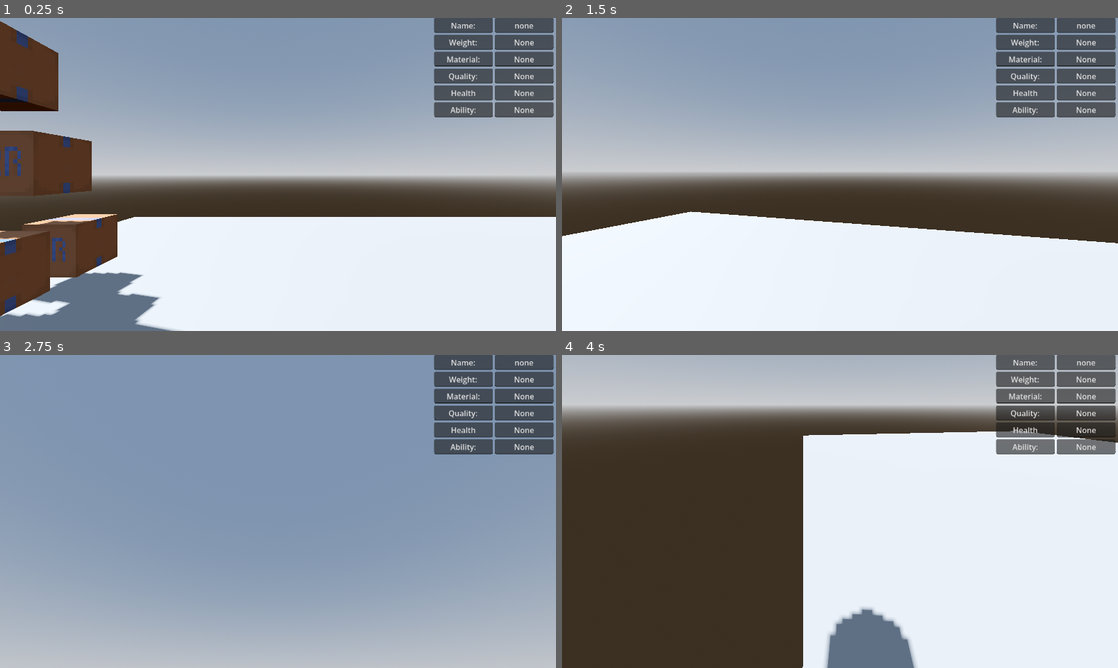
Above: before the commit, frames 1-4 (two rows, left to right).
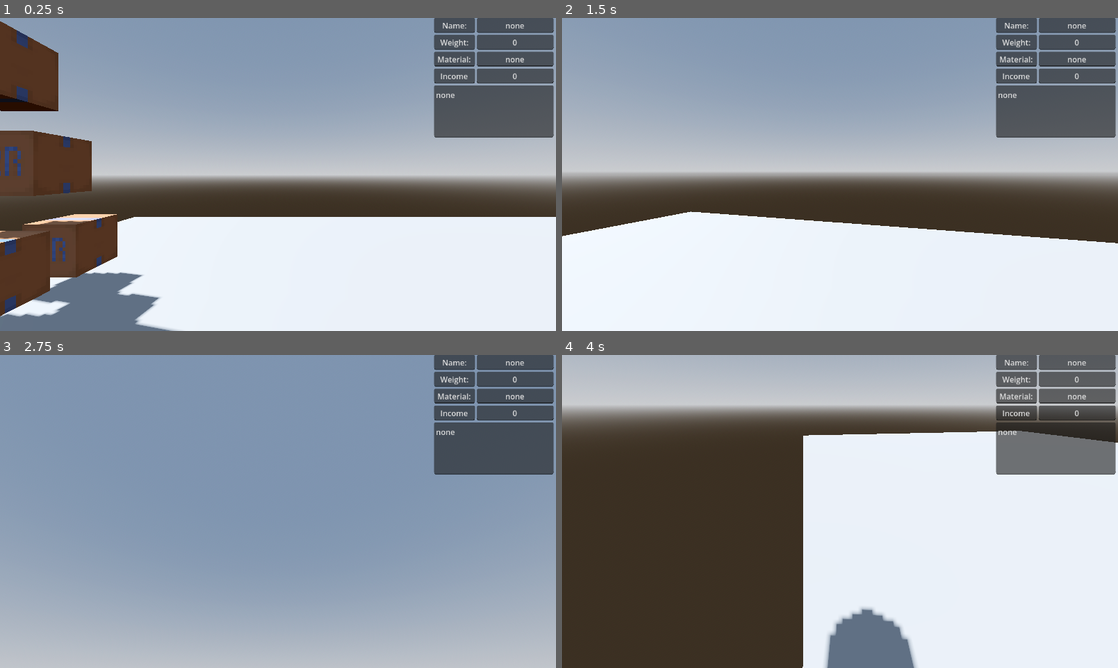
Above: after the commit, the same moments.

Repository: Shinomations/ProjectPackRats
Game: Godot game, scene res://scenes/main.tscn
The game is run twice, just before and just after one commit, with the same random seed, the same clock (stepped at 60 frames per second) and the same inputs.
Inputs (mouse positions are in pixels of both pictures, inside the frame that each line leads up to):
- Up to frame 1 (0.25 s): no input
- Up to frame 2 (1.5 s): tap Enter (ui_accept) at 0.5, 0.77 s; move the mouse to (867, 174) at 0.52 s; press the mouse at (867, 174) at 0.53 s; hold W (up) from 0.53 s (still down); move the mouse to (812, 174) at 1.27 s; release the mouse at (812, 174) at 1.28 s; tap \ (Freedom) at 1.35 s
- Up to frame 3 (2.75 s): tap Enter (ui_accept) at 1.52 s; click (250, 511) at 1.55 s; move the mouse to (333, 442) at 2.02 s; release W (up) at 2.03 s; press the mouse at (333, 442) at 2.03 s; hold D (right) from 2.03 s (still down)
- Up to frame 4 (4 s): tap Enter (ui_accept) at 2.75, 3.02, 3.77 s; move the mouse to (812, 574) at 2.77 s; release D (right) at 2.78 s; release the mouse at (812, 574) at 2.78 s; hold W (up) 2.78-3.53 s; click (812, 574) at 2.85 s; move the mouse to (1006, 558) at 3.52 s; hold A (left) from 3.53 s (still down); hold \ (Freedom) from 3.53 s (still down); click (1006, 558) at 3.8 s

The runs differ from the first frame. In frame 1, 2.4% of the frame differs, in the area x 78-100%, y 0-39%; in frame 2, 2.4%; in frame 3, 2.4%; in frame 4, 2.4%.

Commit message:
boxStatCompletion
fixed all box statistics and made it look nice

begun scaling changing for larger object but might not keep

Diff:
--- a/Scripts/abilityScripts/abilityList/Anvils.gd
+++ /dev/null
@@ -1,7 +0,0 @@
-extends Node
-
-
-# Called when the node enters the scene tree for the first time.
-func _ready() -> void:
-	self.name = "Anvil"
-	print(self.name)
--- a/Scripts/abilityScripts/abilityList/Books.gd
+++ /dev/null
@@ -1,6 +0,0 @@
-extends Node
-
-
-# Called when the node enters the scene tree for the first time.
-func _ready() -> void:
-	print("the box has Books")
--- a/Scripts/abilityScripts/abilityList/Clothing.gd
+++ /dev/null
@@ -1,6 +0,0 @@
-extends Node
-
-
-# Called when the node enters the scene tree for the first time.
-func _ready() -> void:
-	print("the box has cloths")
--- a/Scripts/abilityScripts/abilityList/Glassware.gd
+++ /dev/null
@@ -1,6 +0,0 @@
-extends Node
-
-
-# Called when the node enters the scene tree for the first time.
-func _ready() -> void:
-	print("the box has glass")
--- a/Scripts/abilityScripts/abilityList/Tech.gd
+++ /dev/null
@@ -1,6 +0,0 @@
-extends Node
-
-
-# Called when the node enters the scene tree for the first time.
-func _ready() -> void:
-	print("the box has tech")
--- /dev/null
+++ b/Scripts/abilityScripts/abilityList/z_Anvils.gd
@@ -0,0 +1,21 @@
+extends Node
+
+
+# Called when the node enters the scene tree for the first time.
+@onready var outline = $CollisionShape3D/MeshInstance3D
+
+var GivenName = "Box With Anvils"
+var GivenWeight = 500
+var GivenType = "Wooden"
+var GivenIncome = 1000
+var GivenAbility = "First Placement: Destroy everything underneath this"
+
+var scaling = 1.1
+
+func _ready() -> void:
+
+	self.get_parent().get_child(1).scale = Vector3.ONE * scaling
+
+	self.get_parent().get_child(2).scale = Vector3.ONE * scaling
+	print(GivenName)
+	pass
--- /dev/null
+++ b/Scripts/abilityScripts/abilityList/z_Books.gd
@@ -0,0 +1,14 @@
+extends Node
+
+
+# Called when the node enters the scene tree for the first time.
+
+var GivenName = "Book Box"
+var GivenWeight = 100
+var GivenType = "Cardboard"
+var GivenIncome = 250
+var GivenAbility = "Passive: boxes next to this have -10 weight (Can't be 0)"
+
+
+func _ready() -> void:
+	print(GivenName)
--- /dev/null
+++ b/Scripts/abilityScripts/abilityList/z_Clothing.gd
@@ -0,0 +1,14 @@
+extends Node
+
+
+# Called when the node enters the scene tree for the first time.
+
+var GivenName = "Clothing Bag"
+var GivenWeight = 20
+var GivenType = "Bag"
+var GivenIncome = 50
+var GivenAbility = "First Placement: Merge with a box/Furniture, it has +10 Income"
+
+
+func _ready() -> void:
+	print(GivenName)
--- /dev/null
+++ b/Scripts/abilityScripts/abilityList/z_Glassware.gd
@@ -0,0 +1,15 @@
+extends Node
+
+
+# Called when the node enters the scene tree for the first time.
+# Called when the node enters the scene tree for the first time.
+
+var GivenName = "Box of Glassware"
+var GivenWeight = 10
+var GivenType = "Wooden"
+var GivenIncome = 500
+var GivenAbility = "Passive: destroy this when a box with more weight is placed above this one"
+
+
+func _ready() -> void:
+	print(GivenName)
--- /dev/null
+++ b/Scripts/abilityScripts/abilityList/z_Wire.gd
@@ -0,0 +1,14 @@
+extends Node
+
+
+# Called when the node enters the scene tree for the first time.
+# Called when the node enters the scene tree for the first time.
+
+var GivenName = "Box of Wires"
+var GivenWeight = 25
+var GivenType = "Cardboard"
+var GivenIncome = 200
+var GivenAbility = "When Destroyed: Double the Income of the Box that destroyed this"
+
+func _ready() -> void:
+	print(GivenName)
--- a/Scripts/abilityScripts/ability_handler.gd
+++ b/Scripts/abilityScripts/ability_handler.gd
@@ -5,16 +5,16 @@
 	"Books",
 	"Clothing",
 	"Glassware",
-	"Tech"
+	"Wire"
 	]
 var chosen
-
+var player
 # Called when the node enters the scene tree for the first time.
 func _ready() -> void:
+	player = get_tree().get_first_node_in_group("player")
+	chosen = "res://Scripts/abilityScripts/abilityList/z_" + abilityList.pick_random() + ".gd"
 
-	chosen = "res://Scripts/abilityScripts/abilityList/" + abilityList.pick_random() + ".gd"
-
-	self.name = chosen
+	#player.Name = chosen
 
 	self.set_script(load(chosen))
 	if self.has_method("_init"):
--- a/Scripts/character.gd
+++ b/Scripts/character.gd
@@ -24,9 +24,9 @@
 var Name: String
 var weight: int
 var material: String
-var quality: int
-var health: int
+var Income: int
 var ability: String
+
 
 
 func _ready():
@@ -142,3 +142,11 @@
 		object.lock_rotation = true
 		pickedObject = object
 		holdingobject = true
+		print(pickedObject)
+
+		#stat updater
+		Name = pickedObject.get_child(2).GivenName
+		weight = pickedObject.get_child(2).GivenWeight
+		material = pickedObject.get_child(2).GivenType
+		Income = pickedObject.get_child(2).GivenIncome
+		ability = pickedObject.get_child(2).GivenAbility
--- a/Scripts/stat_screen.tscn
+++ b/Scripts/stat_screen.tscn
@@ -19,78 +19,70 @@
 offset_right = 248.00012
 offset_bottom = 248.00023
 
-[node name="HBoxContainer" type="HBoxContainer" parent="MarginContainer" unique_id=1526895731]
+[node name="15891118" type="Sprite2D" parent="MarginContainer" unique_id=1954085142]
+visible = false
+position = Vector2(124, 124.00001)
+texture = ExtResource("1_fm1yg")
+
+[node name="VBoxContainer" type="VBoxContainer" parent="MarginContainer" unique_id=1861430241]
 layout_mode = 2
 
-[node name="VBoxContainer" type="VBoxContainer" parent="MarginContainer/HBoxContainer" unique_id=749676426]
+[node name="HBoxContainer" type="HBoxContainer" parent="MarginContainer/VBoxContainer" unique_id=1526895731]
+layout_mode = 2
+
+[node name="VBoxContainer" type="VBoxContainer" parent="MarginContainer/VBoxContainer/HBoxContainer" unique_id=749676426]
 layout_mode = 2
 size_flags_horizontal = 3
+size_flags_stretch_ratio = 0.54
 
-[node name="NameLine" type="LineEdit" parent="MarginContainer/HBoxContainer/VBoxContainer" unique_id=305516585]
+[node name="NameLine" type="LineEdit" parent="MarginContainer/VBoxContainer/HBoxContainer/VBoxContainer" unique_id=305516585]
 layout_mode = 2
 text = "Name:"
 alignment = 1
 
-[node name="WeightLine" type="LineEdit" parent="MarginContainer/HBoxContainer/VBoxContainer" unique_id=1421947537]
+[node name="WeightLine" type="LineEdit" parent="MarginContainer/VBoxContainer/HBoxContainer/VBoxContainer" unique_id=1421947537]
 layout_mode = 2
 text = "Weight:"
 alignment = 1
 
-[node name="Material" type="LineEdit" parent="MarginContainer/HBoxContainer/VBoxContainer" unique_id=1053851502]
+[node name="Material" type="LineEdit" parent="MarginContainer/VBoxContainer/HBoxContainer/VBoxContainer" unique_id=1053851502]
 layout_mode = 2
 text = "Material:"
 alignment = 1
 
-[node name="Quality" type="LineEdit" parent="MarginContainer/HBoxContainer/VBoxContainer" unique_id=450884047]
+[node name="Income" type="LineEdit" parent="MarginContainer/VBoxContainer/HBoxContainer/VBoxContainer" unique_id=817289542]
 layout_mode = 2
-text = "Quality:"
+text = "Income"
 alignment = 1
 
-[node name="Health" type="LineEdit" parent="MarginContainer/HBoxContainer/VBoxContainer" unique_id=817289542]
-layout_mode = 2
-text = "Health"
-alignment = 1
-
-[node name="Ability" type="LineEdit" parent="MarginContainer/HBoxContainer/VBoxContainer" unique_id=593329957]
-layout_mode = 2
-text = "Ability:"
-alignment = 1
-
-[node name="VBoxContainer2" type="VBoxContainer" parent="MarginContainer/HBoxContainer" unique_id=1842698576]
+[node name="VBoxContainer2" type="VBoxContainer" parent="MarginContainer/VBoxContainer/HBoxContainer" unique_id=1842698576]
 layout_mode = 2
 size_flags_horizontal = 3
 
-[node name="NameLine" type="LineEdit" parent="MarginContainer/HBoxContainer/VBoxContainer2" unique_id=1950319981]
+[node name="NameLine" type="LineEdit" parent="MarginContainer/VBoxContainer/HBoxContainer/VBoxContainer2" unique_id=1950319981]
 layout_mode = 2
 text = "None"
 alignment = 1
 
-[node name="WeightLine" type="LineEdit" parent="MarginContainer/HBoxContainer/VBoxContainer2" unique_id=1539617261]
+[node name="WeightLine" type="LineEdit" parent="MarginContainer/VBoxContainer/HBoxContainer/VBoxContainer2" unique_id=1539617261]
 layout_mode = 2
 text = "None"
 alignment = 1
 
-[node name="Material" type="LineEdit" parent="MarginContainer/HBoxContainer/VBoxContainer2" unique_id=468430149]
+[node name="Material" type="LineEdit" parent="MarginContainer/VBoxContainer/HBoxContainer/VBoxContainer2" unique_id=468430149]
 layout_mode = 2
 text = "None"
 alignment = 1
 
-[node name="Quality" type="LineEdit" parent="MarginContainer/HBoxContainer/VBoxContainer2" unique_id=506289813]
+[node name="Income" type="LineEdit" parent="MarginContainer/VBoxContainer/HBoxContainer/VBoxContainer2" unique_id=1610197220]
 layout_mode = 2
 text = "None"
 alignment = 1
 
-[node name="Health" type="LineEdit" parent="MarginContainer/HBoxContainer/VBoxContainer2" unique_id=1610197220]
+[node name="Ability" type="TextEdit" parent="MarginContainer/VBoxContainer" unique_id=1470586412]
 layout_mode = 2
+size_flags_vertical = 3
 text = "None"
-alignment = 1
-
-[node name="Ability" type="LineEdit" parent="MarginContainer/HBoxContainer/VBoxContainer2" unique_id=1517043058]
-layout_mode = 2
-text = "None"
-alignment = 1
-
-[node name="15891118" type="Sprite2D" parent="MarginContainer" unique_id=1954085142]
-visible = false
-position = Vector2(124, 124.00001)
-texture = ExtResource("1_fm1yg")
+placeholder_text = "none"
+wrap_mode = 1
+indent_wrapped_lines = true
--- a/Scripts/statsChange.gd
+++ b/Scripts/statsChange.gd
@@ -1,11 +1,10 @@
 extends Control
 
-@onready var UnitName = $MarginContainer/HBoxContainer/VBoxContainer2/NameLine
-@onready var UnitWeight = $MarginContainer/HBoxContainer/VBoxContainer2/WeightLine
-@onready var UnitMaterial = $MarginContainer/HBoxContainer/VBoxContainer2/Material
-@onready var UnitQuality = $MarginContainer/HBoxContainer/VBoxContainer2/Quality
-@onready var UnitHealth = $MarginContainer/HBoxContainer/VBoxContainer2/Health
-@onready var UnitAbility = $MarginContainer/HBoxContainer/VBoxContainer2/Ability
+@onready var UnitName = $MarginContainer/VBoxContainer/HBoxContainer/VBoxContainer2/NameLine
+@onready var UnitWeight = $MarginContainer/VBoxContainer/HBoxContainer/VBoxContainer2/WeightLine
+@onready var UnitMaterial = $MarginContainer/VBoxContainer/HBoxContainer/VBoxContainer2/Material
+@onready var UnitIncome = $MarginContainer/VBoxContainer/HBoxContainer/VBoxContainer2/Income
+@onready var UnitAbility = $MarginContainer/VBoxContainer/Ability
 
 @onready var player = get_parent()
 
@@ -17,6 +16,13 @@
 
 	if player and is_instance_valid(player.pickedObject):
 		UnitName.text = player.Name
-
+		UnitWeight.text = str(player.weight)
+		UnitMaterial.text = player.material
+		UnitIncome.text = str(player.Income)
+		UnitAbility.text = player.ability
 	else:
 		UnitName.text = "none"
+		UnitWeight.text = str(0)
+		UnitMaterial.text = "none"
+		UnitIncome.text = str(0)
+		UnitAbility.text = "none"
Renamed: Scripts/abilityScripts/abilityList/Anvils.gd.uid -> Scripts/abilityScripts/abilityList/z_Anvils.gd.uid
Renamed: Scripts/abilityScripts/abilityList/Books.gd.uid -> Scripts/abilityScripts/abilityList/z_Books.gd.uid
Renamed: Scripts/abilityScripts/abilityList/Clothing.gd.uid -> Scripts/abilityScripts/abilityList/z_Clothing.gd.uid
Renamed: Scripts/abilityScripts/abilityList/Glassware.gd.uid -> Scripts/abilityScripts/abilityList/z_Glassware.gd.uid
Renamed: Scripts/abilityScripts/abilityList/Tech.gd.uid -> Scripts/abilityScripts/abilityList/z_Wire.gd.uid
